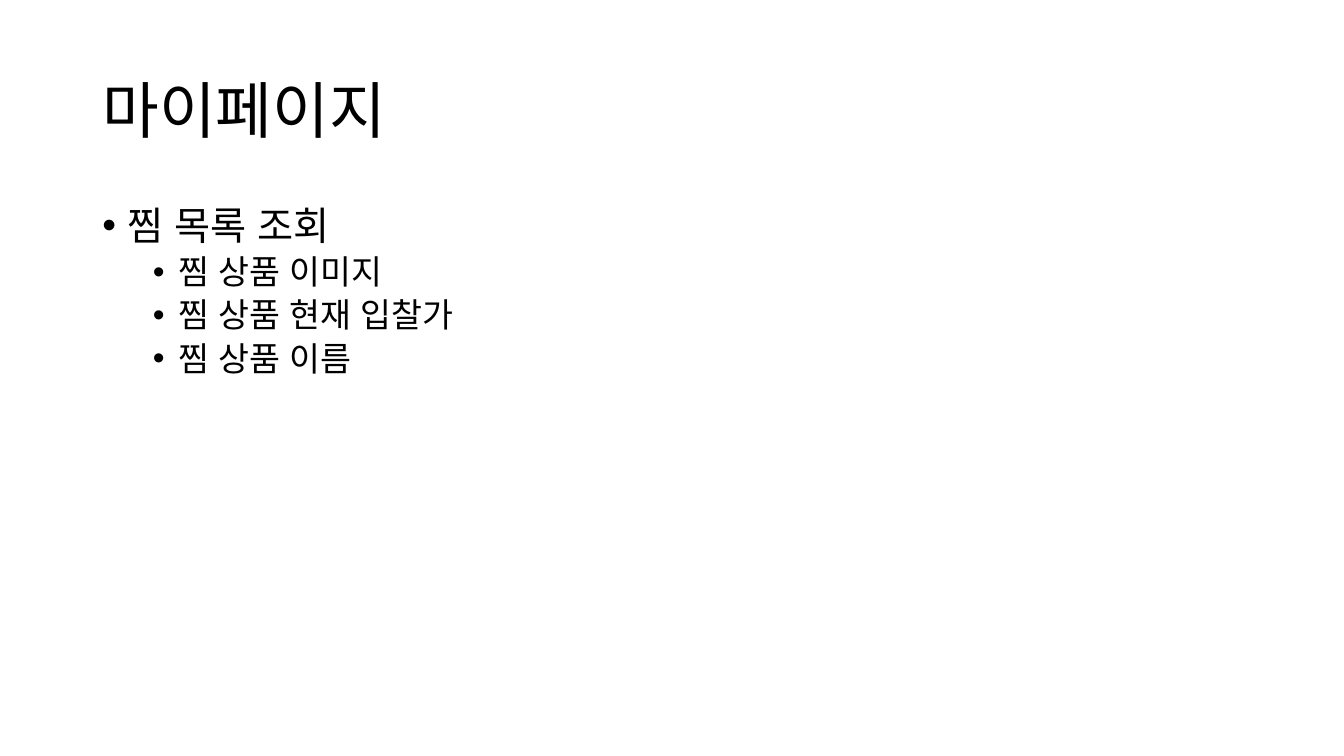
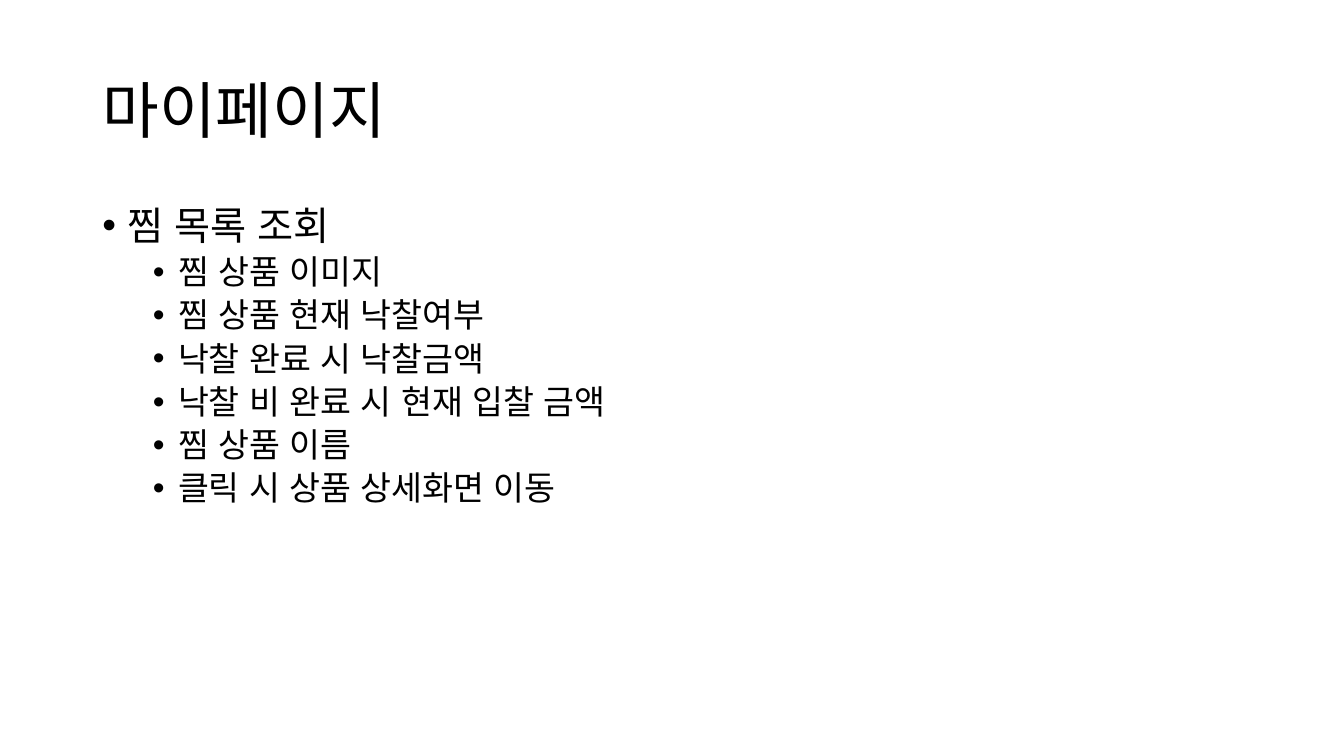
Before and after one commit to Singan/anabada-project, a slide deck: slide 16 of ppt/요구사항 명세서.pptx (slide 13 before the commit). Drawn at 1344x756 pixels with LibreOffice and Linux fonts; fonts in the diff are those of the drawing. Boxes give left, top, right and bottom in pixels: in the first picture for what was removed or moved away, otherwise in the second. Text is boxed around its words. In the diff, an @@ line names an element or a change of style, - is before the commit and + after.

```diff
--- a/ppt/요구사항 명세서.pptx
+++ b/ppt/요구사항 명세서.pptx
@@ text at <box>178,299,606,417</box>: text changed @@
-  • 찜 상품 현재 입찰가
+  • 찜 상품 현재 낙찰여부
+  • 낙찰 완료 시 낙찰금액
+  • 낙찰 비 완료 시 현재 입찰 금액
@@ text at <box>178,472,556,503</box>: paragraph added @@
+  • 클릭 시 상품 상세화면 이동
```
Also in this commit, not shown: 10 other slides changed, 4 slides added.
